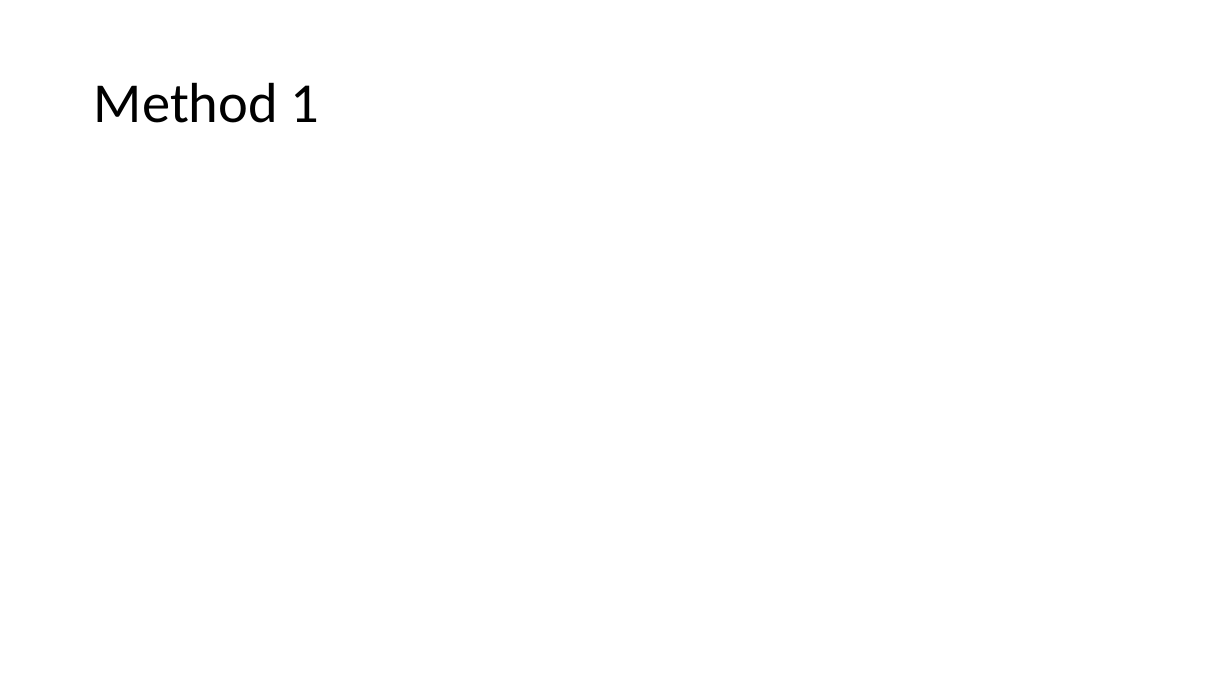
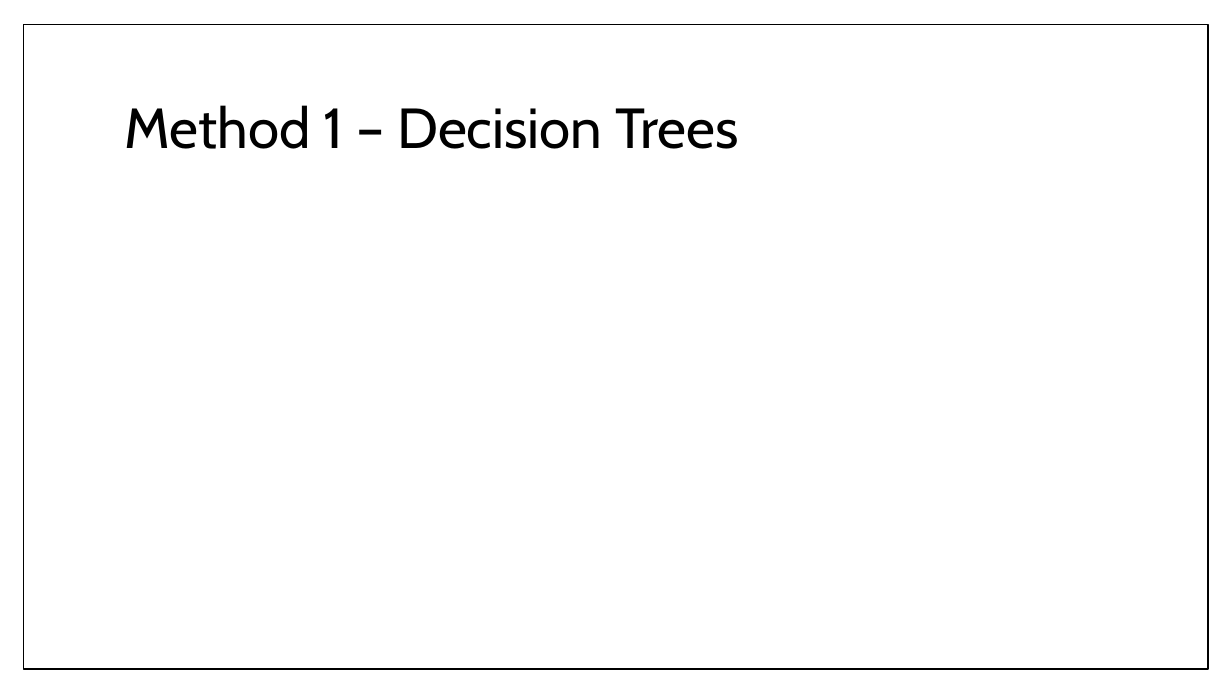
Before and after one commit to bl1zzardx/hivprogression, a slide deck: slide 7 of hivprogression/peer-seminar.pptx (slide 4 before the commit). Drawn at 1232x693 pixels with LibreOffice and Linux fonts; fonts in the diff are those of the drawing. Boxes give left, top, right and bottom in pixels: in the first picture for what was removed or moved away, otherwise in the second. Text is boxed around its words. In the diff, an @@ line names an element or a change of style, - is before the commit and + after.

```diff
--- a/hivprogression/peer-seminar.pptx
+++ b/hivprogression/peer-seminar.pptx
@@ rectangle added at [23, 25, 1208, 669], fill #FFFFFF, outline #000000 1 pt @@
@@ title at [125, 105, 739, 149]: text changed; font Calibri to Cabin @@
-Method 1
+Method 1 – Decision Trees
```
Also in this commit, not shown: 4 other slides changed, 6 slides added, 5 slides removed, 3 other files.
